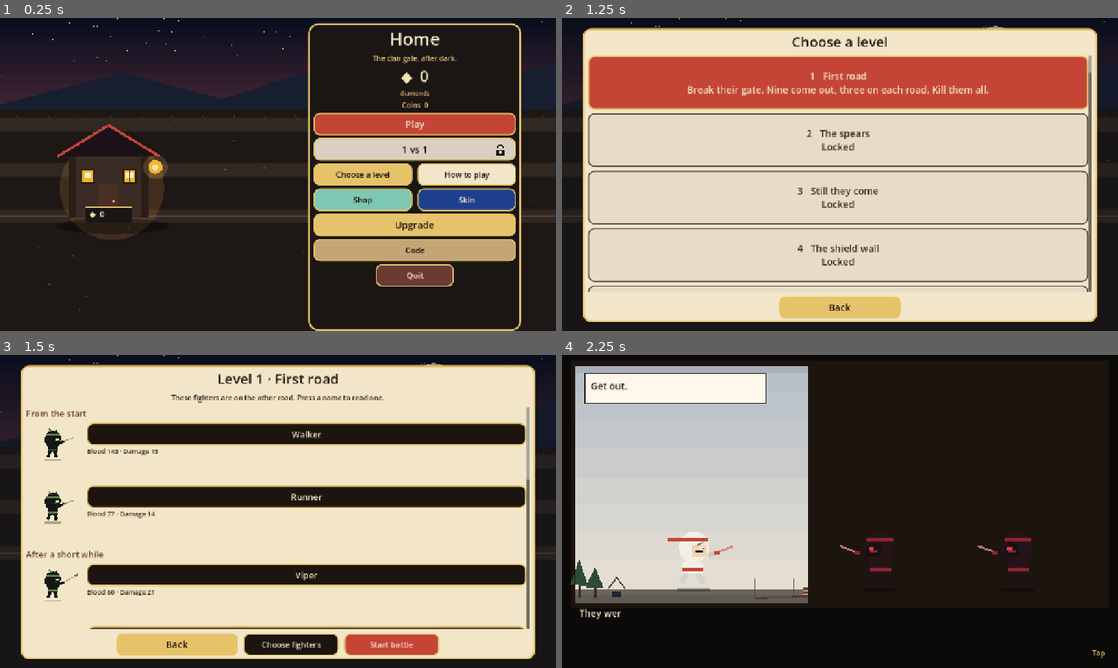
Above: before the commit, frames 1-4 (two rows, left to right).
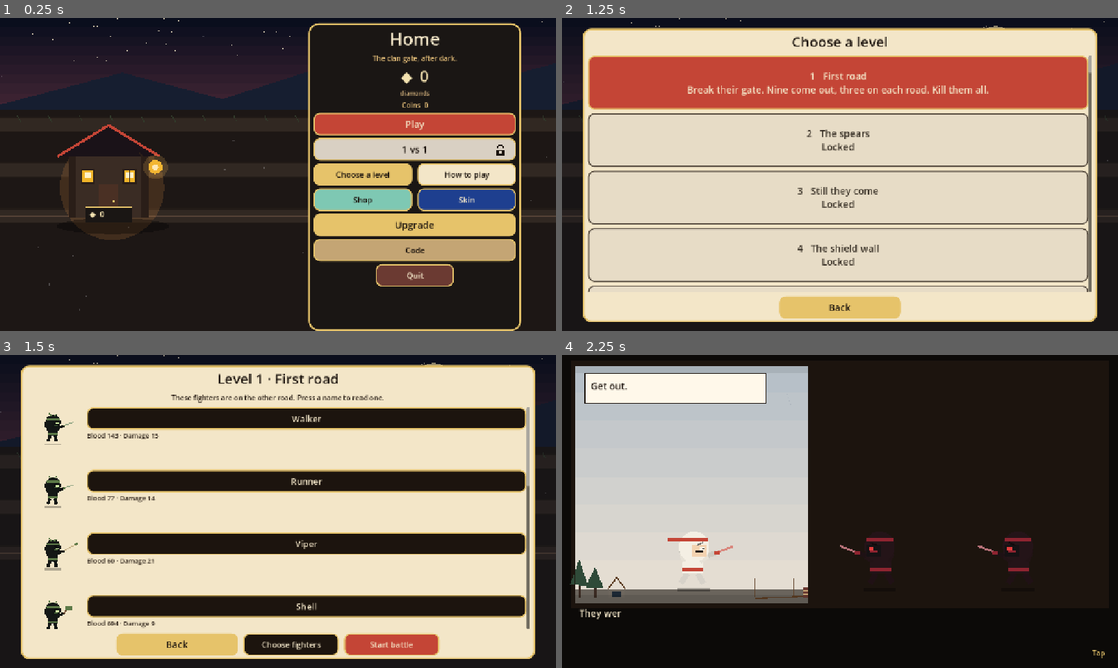
Above: after the commit, the same moments.

Repository: thomakhy025-code/n-vs-z
Game: Godot game, scene res://scenes/main.tscn
Same seed, same stepped clock (60 frames per second), same inputs: the game is played once before the commit and once after it.
Inputs:
- Up to frame 1 (0.25 s): no input
- Up to frame 2 (1.25 s): click "Play" at 0.5 s
- Up to frame 3 (1.5 s): click "1 First road Break their gate…" at 1.25 s
- Up to frame 4 (2.25 s): click "Start battle" at 2 s

Frames 1-2 are identical in both runs. In frame 3, 38% of the frame differs, in the area x 4-96%, y 16-88%; in frame 4, nothing differs.

Commit message:
Let every fighter a level already has appear from the first second, so a short fight no longer ends before the later roster shows up.
Co-authored-by: Cursor <cursoragent@cursor.com>

Diff:
--- a/scripts/battle.gd
+++ b/scripts/battle.gd
@@ -587,52 +587,18 @@
 	return enemy_ids(level_no, rules, battle_time)
 
 
-static func enemy_ids(level_no: int, rules: Dictionary, battle_time: float) -> Array:
+static func enemy_ids(level_no: int, rules: Dictionary, _battle_time: float) -> Array:
+	# The whole roster this level already had. Time does not add or remove anyone.
 	var human := str(rules.get("faction", "")) == "human"
 	var modern := human and level_no >= 61
 	var dire := (not human) and level_no >= 41
-	var options: Array = ["knives", "knives", "firebow"] if human else ["walker", "walker", "runner"]
 	if modern:
-		options = ["knives", "buck", "firebow"]
-	elif dire:
-		options = ["walker", "runner", "moth"]
-	var oni_at := 50.0
-	var brute_at := 24.0
-	var spitter_at := 12.0
-	if rules.has("oni_at"):
-		oni_at = float(rules["oni_at"])
-	if rules.has("brute_at"):
-		brute_at = float(rules["brute_at"])
-	if rules.has("spitter_at"):
-		spitter_at = float(rules["spitter_at"])
-	if battle_time >= oni_at:
-		if modern:
-			options = ["scope", "aria", "smog", "crow", "buck", "ward", "fan"]
-		elif human:
-			options = ["cow", "drum", "fan", "ward", "javelin", "firebow", "knives"]
-		elif dire:
-			options = ["glut", "oni", "brood", "elder", "moth", "howler", "storm", "crow"]
-		else:
-			options = ["oni", "howler", "storm", "herald", "reaver", "shell", "walker", "runner"]
-	elif battle_time >= brute_at:
-		if modern:
-			options = ["smog", "aria", "buck", "javelin", "ward", "fan"]
-		elif human:
-			options = ["fan", "drum", "javelin", "ward", "knives"]
-		elif dire:
-			options = ["brood", "elder", "moth", "howler", "reaver", "viper", "walker"]
-		else:
-			options = ["howler", "herald", "reaver", "shell", "viper", "walker", "runner"]
-	elif battle_time >= spitter_at:
-		if modern:
-			options = ["buck", "knives", "firebow", "javelin", "ward"]
-		elif human:
-			options = ["knives", "firebow", "javelin", "ward"]
-		elif dire:
-			options = ["moth", "viper", "shell", "walker", "runner"]
-		else:
-			options = ["viper", "shell", "walker", "runner"]
-	return options
+		return ["knives", "buck", "firebow", "javelin", "ward", "smog", "aria", "fan", "scope", "crow"]
+	if human:
+		return ["knives", "firebow", "javelin", "ward", "fan", "drum", "cow"]
+	if dire:
+		return ["walker", "runner", "moth", "viper", "shell", "brood", "elder", "howler", "reaver", "glut", "oni", "storm", "crow"]
+	return ["walker", "runner", "viper", "shell", "howler", "herald", "reaver", "oni", "storm"]
 
 
 static func faced_enemy(entry: Dictionary, rules: Dictionary) -> Dictionary:
--- a/scripts/main.gd
+++ b/scripts/main.gd
@@ -24,7 +24,7 @@
 
 When their gate is down to a quarter of its blood, they immediately gain their starting gold again. At half blood, on every level, they gain 100 value at once. From level 20 on they also gain 100 value when the gate is still at 70% blood.
 
-The other gate calls its own fighters. On monster levels they are walkers, runners, a howler, a viper, a storm, a herald, a shell, a reaver, and later an oni. From level 41 those monsters are …(2599 unchanged characters)…
+The other gate calls its own fighters. On monster levels they are walkers, runners, a howler, a viper, a storm, a herald, a shell, a reaver, and an oni. From level 41 those monsters are …(2599 unchanged characters)…
 
 Play lists seventy levels. The first is open. Winning a level opens the next. Levels 1 to 20 are monsters, and that is  …(574 unchanged characters)…
 
@@ -953,9 +953,11 @@
 	list.size_flags_horizontal = Control.SIZE_EXPAND_FILL
 	scroll.add_child(list)
 	for band in _foe_bands(chosen_level):
-		var when := UiSkin.label(str(band["when"]), 20, Color("6b3a32"))
-		when.mouse_filter = Control.MOUSE_FILTER_IGNORE
-		list.add_child(when)
+		var when_text := str(band["when"])
+		if when_text != "":
+			var when := UiSkin.label(when_text, 20, Color("6b3a32"))
+			when.mouse_filter = Control.MOUSE_FILTER_IGNORE
+			list.add_child(when)
 		for row in band["rows"]:
 			list.add_child(_foe_row(str(row["id"]), str(row["kind"])))
 	if not picking_duel and chosen_level >= 1 and chosen_level <= cleared:
@@ -1057,10 +1059,7 @@
 	var rules: Dictionary = Levels.level(level_index)
 	var seen: Dictionary = {}
 	var bands: Array = []
-	_collect_band(bands, seen, "From the start", BattleScript.enemy_ids(level_index, rules, 0.0))
-	_collect_band(bands, seen, "After a short while", BattleScript.enemy_ids(level_index, rules, float(rules["spitter_at"])))
-	_collect_band(bands, seen, "The harder wave", BattleScript.enemy_ids(level_index, rules, float(rules["brute_at"])))
-	_collect_band(bands, seen, "The last wave", BattleScript.enemy_ids(level_index, rules, float(rules["oni_at"])))
+	_collect_band(bands, seen, "", BattleScript.enemy_ids(level_index, rules, 0.0))
 	if bool(seen.get("brood", false)):
 		bands.append({"when": "When Brood dies", "rows": [{"id": "ling", "kind": "road"}]})
 	var lesson := str(rules.get("lesson", ""))
Not shown, changed: docs/index.pck
Not shown, added: docs/nvs-3131812.pck
